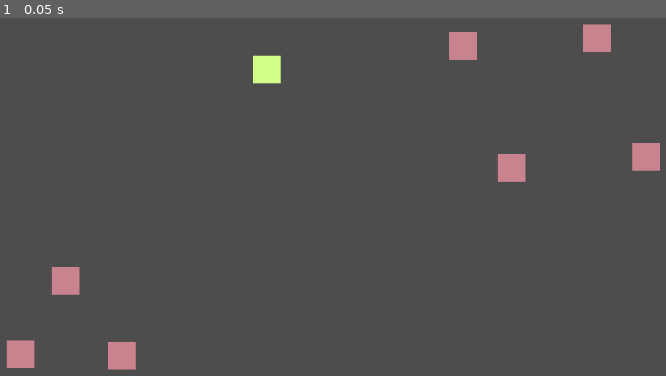
Above: before the commit, frame 1.
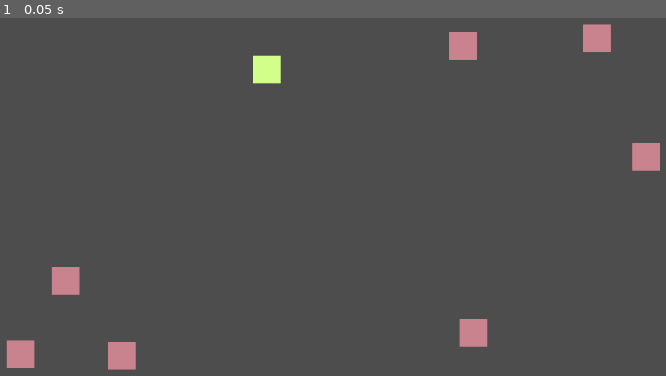
Above: after the commit, the same moment.

Repository: jonathaneeckhout/jdungeon-level-server
Game: Godot game, scene res://scenes/Levels/Grassland/Grassland.tscn
Same seed, same stepped clock (60 frames per second), same inputs: the game is played once before the commit and once after it. This scene is started directly instead of the project's main scene.
Inputs:
- Up to frame 1 (0.05 s): no input

The runs differ from the first frame. In frame 1, 0.7% of the frame differs, in the area x 68-79%, y 37-92%.
Error in both runs: Invalid access to property or key 'response' on a base object of type 'bool'. (res://scripts/commonConnection.gd:25)

Commit message:
move ram a bit away to prevent glitch

Diff:
--- a/scenes/Levels/Grassland/Grassland.tscn
+++ b/scenes/Levels/Grassland/Grassland.tscn
@@ -31,7 +31,7 @@
 respawn_time = 3
 
 [node name="Ram" parent="EnemySpawnLocations" instance=ExtResource("3_tknl2")]
-position = Vector2(840, 225)
+position = Vector2(785, 463)
 enemy_scene = ExtResource("4_8pf27")
 respawn_time = 10
 
